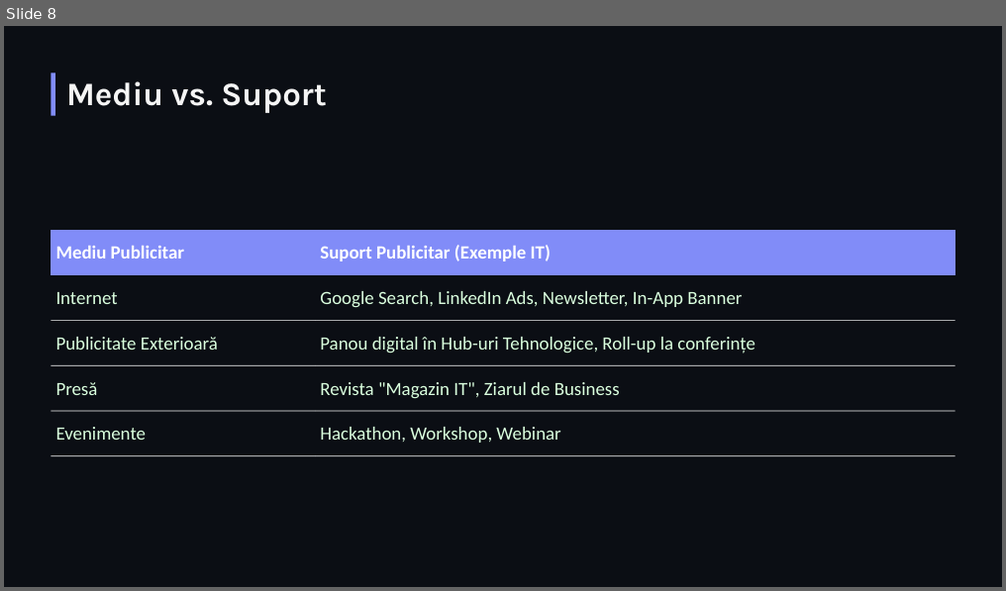
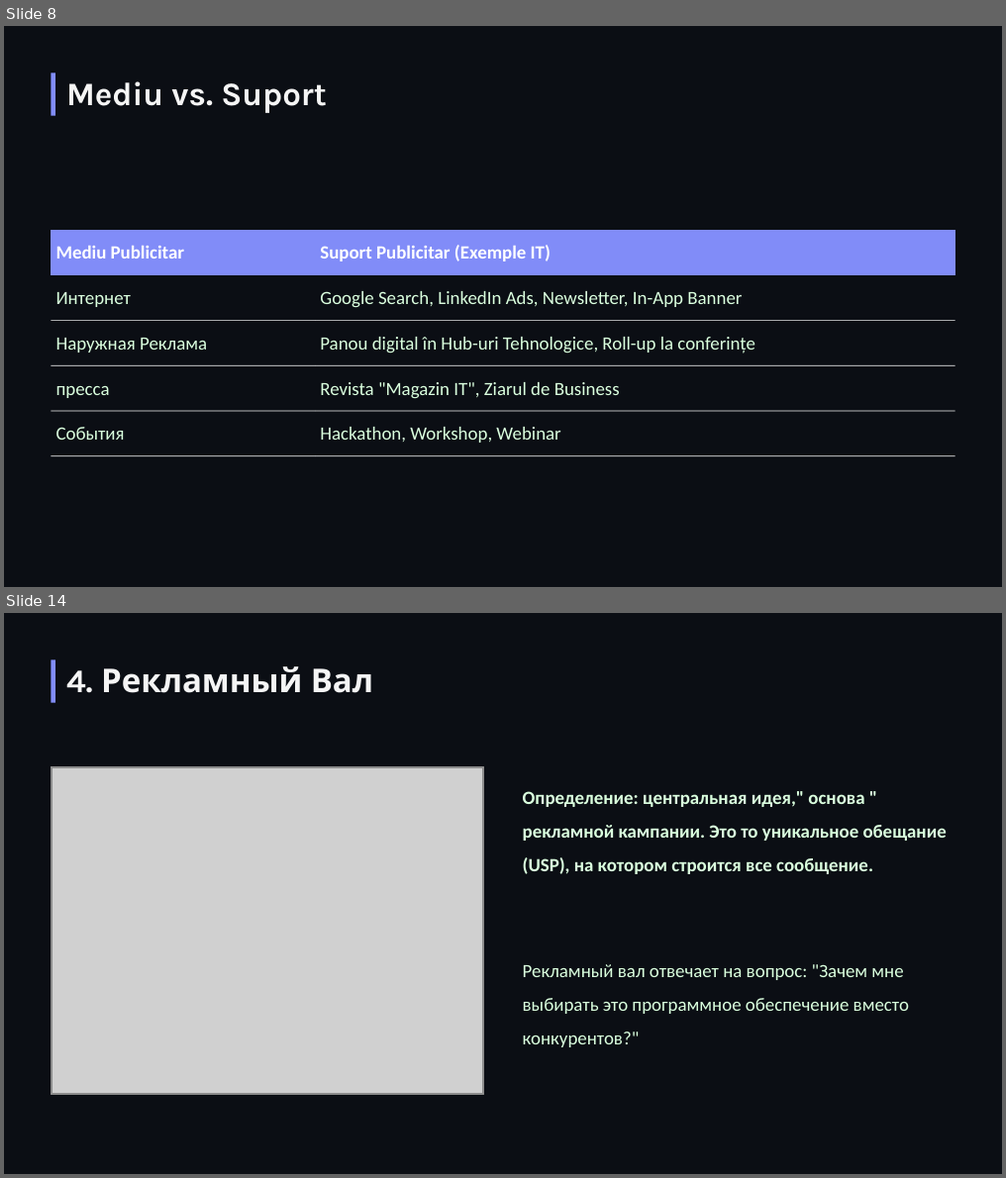
Before and after one commit to Cazacu-Condrat-Dumitru/LucruBackup1, a slide deck: PromovareSoftwareLesson4.pptx. Shown one above the other, each under a label of ours: slide 8 before the commit, slides 8 and 14 after it; the slides between them are not shown. The pictures are 1006x591 and 1006x1178 pixels, drawn with LibreOffice and Linux fonts; fonts in the diff are those of the drawing; grey boxes stand for pictures; background and template pictures are left out. Boxes give left, top, right and bottom in pixels: in the first picture for what was removed or moved away, otherwise in the second. Text is boxed around its words. In the diff, an @@ line names an element or a change of style, - is before the commit and + after.

```diff
--- a/PromovareSoftwareLesson4.pptx
+++ b/PromovareSoftwareLesson4.pptx
@@ slide 14 added at <box>4,613,1002,1174</box>, background picture (left out) @@
@@ rectangle added at <box>51,660,54,702</box>, fill #818CF8 @@
@@ text added at <box>66,666,373,693</box>, 31.5 pt, text #F5F5F5, bold @@
+4. Рекламный Вал
@@ picture added at <box>51,767,483,1095</box> @@
@@ picture added at <box>52,768,483,1093</box> @@
@@ text added at <box>523,791,946,874</box>, 18 pt, text #DAFFDE, bold @@
+Определение: центральная идея," основа " рекламной кампании. Это то уникальное обещание (USP), на котором строится все сообщение.
@@ text added at <box>523,964,909,1048</box>, 18 pt, text #DAFFDE @@
+Рекламный вал отвечает на вопрос: "Зачем мне выбирать это программное обеспечение вместо конкурентов?"
@@ slide 8 changed as well @@
@@ table at <box>51,230,954,458</box> @@
-row 2, column 1: Internet
+row 2, column 1: Интернет
-row 3, column 1: Publicitate Exterioară
+row 3, column 1: Наружная Реклама
-row 4, column 1: Presă
+row 4, column 1: пресса
-row 5, column 1: Evenimente
+row 5, column 1: События
```
Also in this commit, not shown: 14 other slides changed, 12 other slides added, 13 slides removed.
